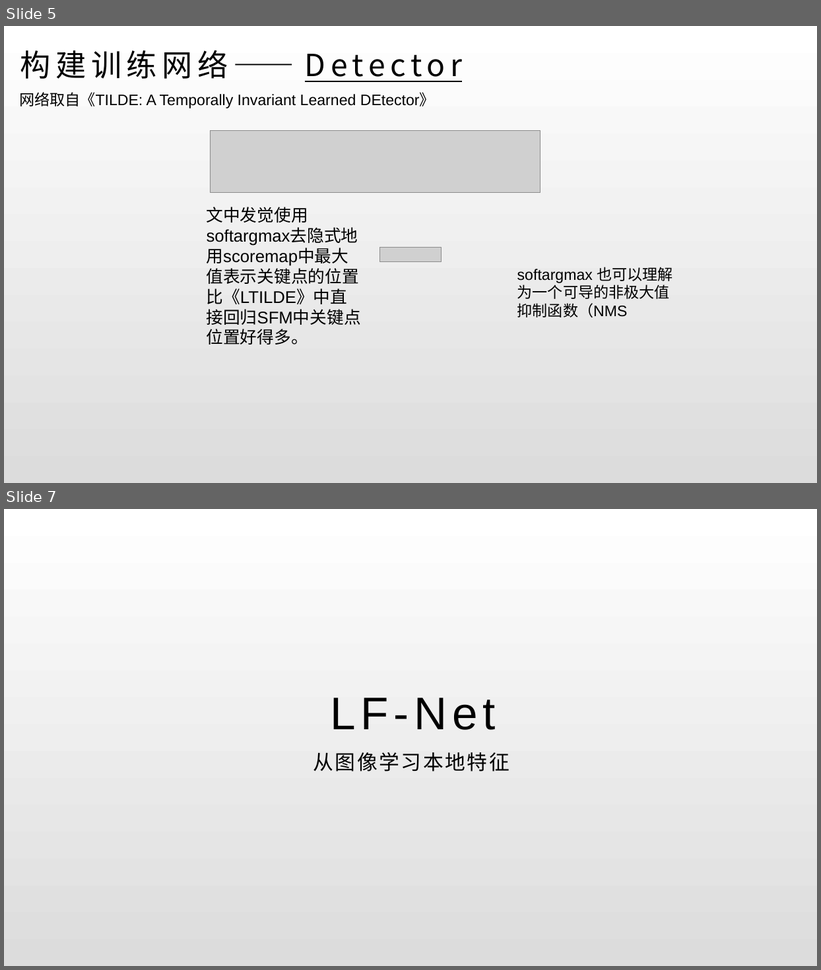
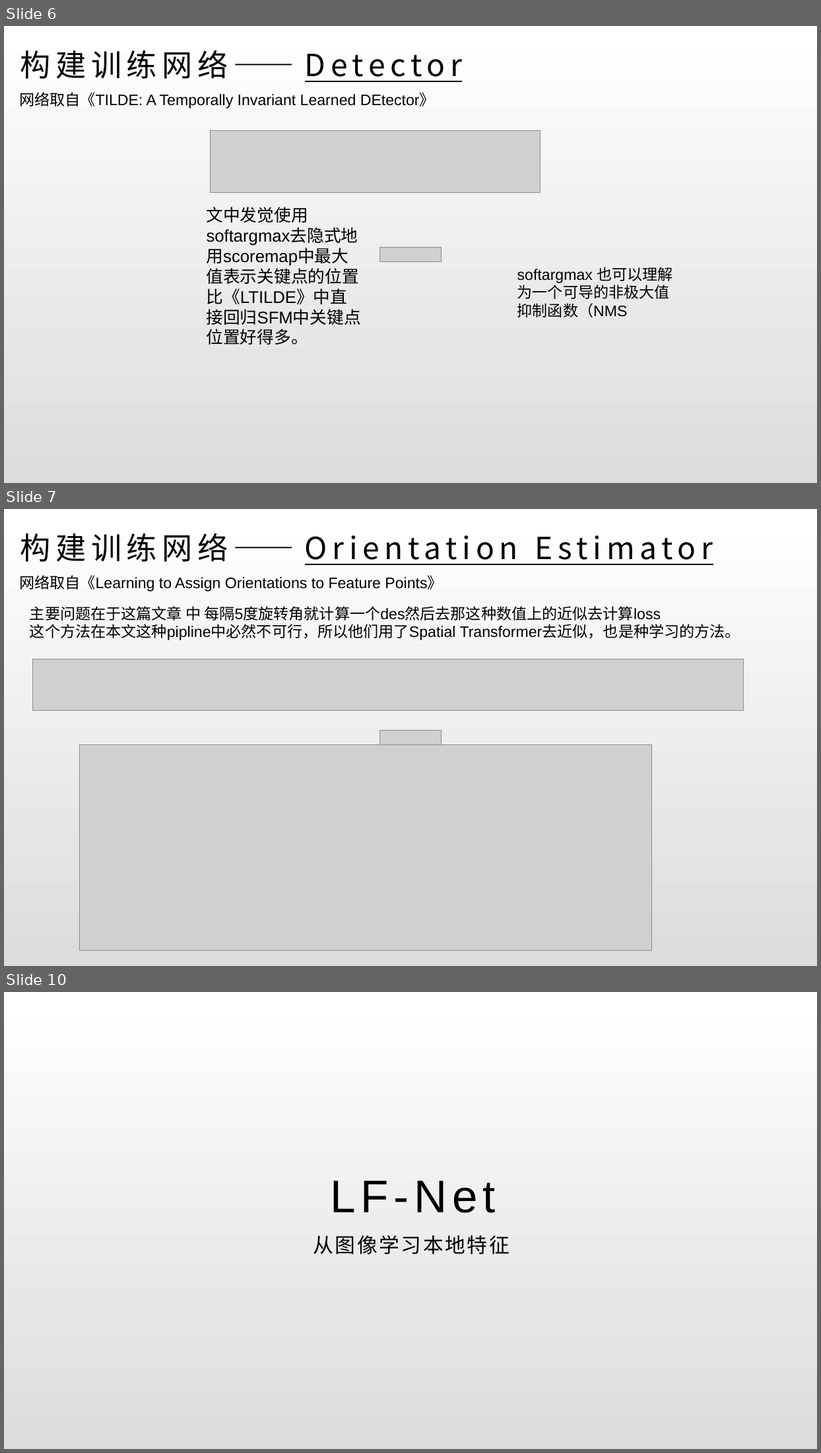
Before and after one commit to iamwangyabin/Awesome-Papers, a slide deck: paper/LF.pptx. Shown one above the other, each under a label of ours: slides 5 and 7 before the commit, slides 6, 7 and 10 after it; the slides between them are not shown. The pictures are 821x970 and 821x1453 pixels, drawn with LibreOffice and Linux fonts; fonts in the diff are those of the drawing; grey boxes stand for pictures. Boxes give left, top, right and bottom in pixels: in the first picture for what was removed or moved away, otherwise in the second. Text is boxed around its words. In the diff, an @@ line names an element or a change of style, - is before the commit and + after.

```diff
--- a/paper/LF.pptx
+++ b/paper/LF.pptx
@@ slide 7 added at [4,509,817,966], background gradient #FFFFFF to #DCDCDC @@
@@ title added at [20,533,228,562], 36 pt, text #000000, underline @@
+构建训练网络——Orientation Estimator
@@ text added at [19,575,443,591], 18 pt, text #000000 @@
+网络取自《Learning to Assign Orientations to Feature Points》
@@ text added at [30,606,741,640], 18 pt, text #000000 @@
+主要问题在于这篇文章 中 每隔5度旋转角就计算一个des然后去那这种数值上的近似去计算loss
+这个方法在本文这种pipline中必然不可行，所以他们用了Spatial Transformer去近似，也是种学习的方法。
@@ picture added at [32,659,744,710] @@
@@ picture added at [80,745,652,951] @@
@@ picture added at [380,730,442,745] @@
@@ what was slide 5 is now slide 6 @@
@@ what was slide 7 is now slide 10 @@
```
Also in this commit, not shown: 8 slides changed, 13 other slides added.
